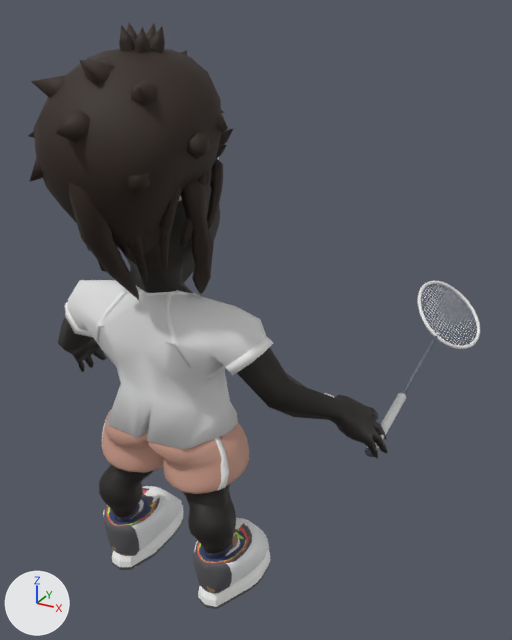
Two versions of the FBX model unity/BirdieSmash/Assets/Resources/karakter/oyuncak.fbx, one commit apart.
Both versions are drawn from a 50 mm camera at (0.76, -0.999, 1.157) aimed at (0.041, 0.309, 0.503). The lights are fixed; the arrows at lower left show +X, +Y and +Z. The older version comes first. Where no turn or scale is listed for an object, it has been applied to the vertices. Vertices at exactly the same position are counted once.

The older version as bpy lines, for what is in view:
```python
ob_ayk_bilekli__ayakkabi = bpy.data.objects.new('ayk_bilekli__ayakkabi', me_ayk_bilekli)
ob_ayk_bilekli__ayakkabi.location = (0.0, 0.0, 0.0)
ob_ayk_karbon__ayakkabi = bpy.data.objects.new('ayk_karbon__ayakkabi', me_ayk_karbon)
ob_ayk_karbon__ayakkabi.location = (0.0, 0.0, 0.0)
ob_ayk_klasik__ayakkabi = bpy.data.objects.new('ayk_klasik__ayakkabi', me_ayk_klasik)
ob_ayk_klasik__ayakkabi.location = (0.0, 0.0, 0.0)
ob_oy_govde__govde = bpy.data.objects.new('oy_govde__govde', me_oy_govde_001)
ob_oy_govde__govde.location = (0.0, 0.0, 0.0)
ob_sac_anime__sac = bpy.data.objects.new('sac_anime__sac', me_sac_anime)
ob_sac_anime__sac.location = (0.0, 0.0, 0.0)
# also in view: 'sac_atkuyrugu__sac' at (0.0, -0.028, 0.837); 'oy_forma__forma' at (0.0, 0.018, 0.537); 'raket_kafa__cerceve' at (0.372, 0.769, 0.413); 'sac_rasta__sac' at (0.0, -0.008, 0.863); 'ayk_yastik__ayakkabi' at (0.0, 0.063, 0.05)
```
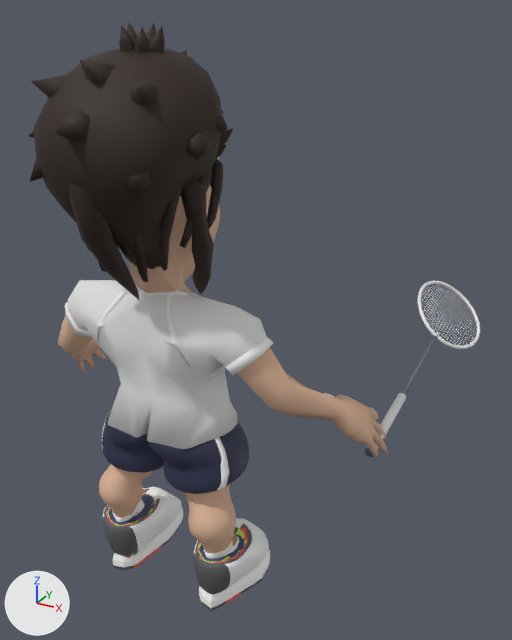
The change, as a list of edits to the scene's bpy script:
```text
Change me_oy_govde_001:
    where me_oy_govde_001.from_pydata(...)  # 3741 vertices, 4358 faces; spans x -0.401..0.401, y -0.117..0.282, z 0.075..0.985
    used by ob_oy_govde__govde; location = (0.0, 0.0, 0.0)
    me_oy_govde_001 part 3: 3926 kept faces spanning x -0.401..0.401, y -0.117..0.282, z 0.075..0.985 get new texture (UV) coordinates
Change me_ayk_karbon:
    used by ob_ayk_karbon__ayakkabi; location = (0.0, 0.0, 0.0)
    remove me_ayk_karbon.from_pydata(...)  # 1061 vertices, 1395 faces; spans x -0.18..0.181, y -0.053..0.177, z -0.015..0.115
    add me_ayk_karbon.from_pydata(...)  # 1050 vertices, 1393 faces; spans x -0.181..0.181, y -0.057..0.176, z -0.015..0.115
    me_ayk_karbon part 1: 2 vertices moved within x 0.09..0.174, y 0.046..0.065, z 0.11..0.112; 377 vertices removed from x 0.066..0.181, y -0.053..0.175, z 0.01..0.115; 371 vertices added at x 0.066..0.181, y -0.056..0.174, z 0.01..0.115
    me_ayk_karbon part 2: 1 vertex moved within x -0.092, y -0.04, z 0.11; 376 vertices removed from x -0.18..-0.067, y -0.053..0.175, z 0.01..0.115; 371 vertices added at x -0.181..-0.066, y -0.057..0.174, z 0.01..0.115
    other edits to the shape of me_ayk_karbon do not show in these pictures
Change me_ayk_bilekli:
    used by ob_ayk_bilekli__ayakkabi; location = (0.0, 0.0, 0.0)
    remove me_ayk_bilekli.from_pydata(...)  # 911 vertices, 1276 faces; spans x -0.179..0.179, y -0.051..0.18, z -0.015..0.116
    add me_ayk_bilekli.from_pydata(...)  # 891 vertices, 1245 faces; spans x -0.179..0.179, y -0.058..0.18, z -0.015..0.116
    me_ayk_bilekli part 8: 2 vertices moved within x 0.084..0.09, y -0.022..0.019, z -0.015; 450 vertices removed from x 0.068..0.179, y -0.05..0.18, z -0.015..0.116; 436 vertices added at x 0.068..0.179, y -0.057..0.179, z -0.015..0.116
    me_ayk_bilekli part 9: 5 vertices moved within x -0.132..-0.075, y -0.047..0.177, z -0.004..0.113; 442 vertices removed from x -0.179..-0.068, y -0.051..0.18, z -0.015..0.116; 436 vertices added at x -0.179..-0.068, y -0.058..0.18, z -0.015..0.116
Change me_ayk_klasik:
    used by ob_ayk_klasik__ayakkabi; location = (0.0, 0.0, 0.0)
    remove me_ayk_klasik.from_pydata(...)  # 885 vertices, 1204 faces; spans x -0.182..0.182, y -0.054..0.174, z -0.015..0.115
    add me_ayk_klasik.from_pydata(...)  # 874 vertices, 1183 faces; spans x -0.182..0.181, y -0.058..0.177, z -0.015..0.115
    me_ayk_klasik part 4: the loose piece of 120 vertices spanning x -0.178..-0.072, y -0.046..0.174, z -0.015..0.017 is rebuilt with 120 vertices and now spans x -0.177..-0.072, y -0.043..0.177, z -0.015..0.017
    me_ayk_klasik part 5: the loose piece of 120 vertices spanning x 0.078..0.175, y -0.048..0.173, z -0.015..0.017 is rebuilt with 120 vertices and now spans x 0.073..0.178, y -0.043..0.176, z -0.015..0.017
    me_ayk_klasik part 6: 4 vertices moved within x 0.082..0.168, y -0.037..0.121, z 0.072..0.115; 316 vertices removed from x 0.065..0.182, y -0.053..0.174, z 0.01..0.115; 303 vertices added at x 0.065..0.181, y -0.057..0.173, z 0.01..0.115
    me_ayk_klasik part 7: 2 vertices moved within x -0.161..-0.109, y -0.032..0.121, z 0.085..0.112; 309 vertices removed from x -0.182..-0.065, y -0.054..0.173, z 0.01..0.115; 311 vertices added at x -0.182..-0.065, y -0.058..0.173, z 0.01..0.115
```

Changed parts and their boxes [x1, y1, x2, y2] in the pictures (512 x 640 px; the box of a moved part takes in the faces that stretch with it):
'ayk_bilekli__ayakkabi', reshaped (8% taller)
    before: [108, 486, 267, 593]
    after: [106, 487, 264, 603]
part 1 of me_ayk_karbon, moved or reshaped
    before: [198, 529, 246, 590]
    after: [198, 527, 247, 563]
part 2 of me_ayk_karbon, moved or reshaped
    before: [107, 495, 155, 525]
    after: [108, 494, 156, 526]
part 3 of me_oy_govde_001, surface changed
    both: [58, 185, 388, 559]
part 4 of me_ayk_klasik, rebuilt (not visible before)
    after: [128, 533, 175, 569]
part 5 of me_ayk_klasik, rebuilt (not visible before)
    after: [224, 585, 242, 605]
part 6 of me_ayk_klasik, moved or reshaped
    before: [197, 524, 250, 591]
    after: [197, 526, 248, 563]
part 7 of me_ayk_klasik, moved or reshaped
    before: [106, 490, 157, 555]
    after: [107, 490, 159, 526]
part 8 of me_ayk_bilekli, moved or reshaped
    before: [207, 518, 267, 593]
    after: [199, 518, 264, 603]
part 9 of me_ayk_bilekli, moved or reshaped
    before: [108, 486, 182, 568]
    after: [106, 487, 181, 568]
